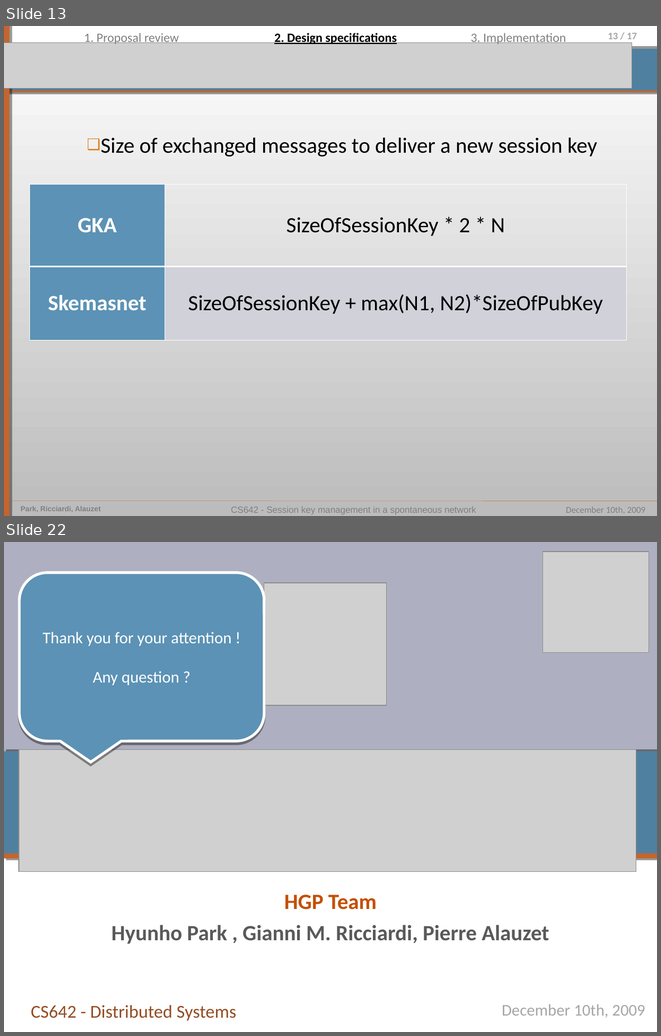
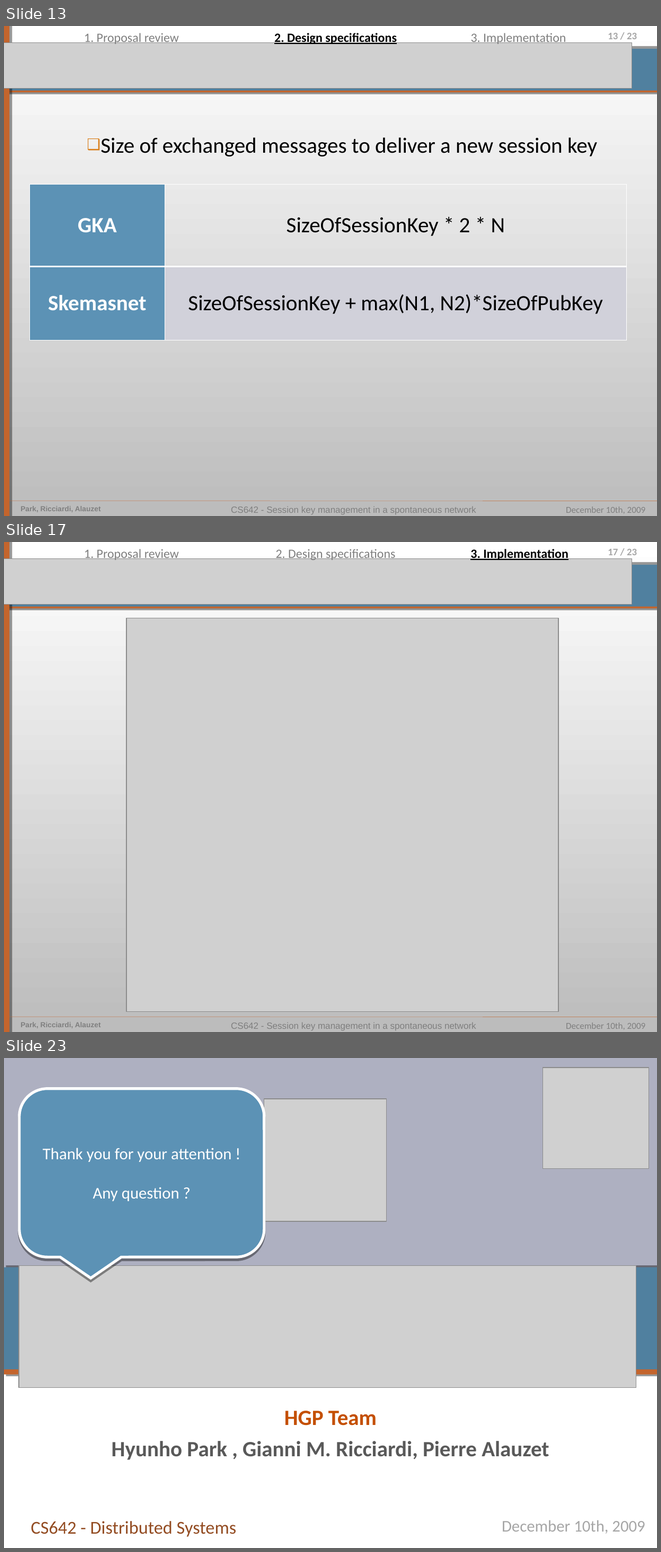
Before and after one commit to pierrealauzet/skemasnet, a slide deck: 4_implementation/CS642_Skemasnet_implementation.ppt. Shown one above the other, each under a label of ours: slides 13 and 22 before the commit, slides 13, 17 and 23 after it; the slides between them are not shown. The pictures are 661x1036 and 661x1552 pixels, drawn with LibreOffice and Linux fonts; fonts in the diff are those of the drawing; grey boxes stand for pictures. Boxes give left, top, right and bottom in pixels: in the first picture for what was removed or moved away, otherwise in the second. Text is boxed around its words. In the diff, an @@ line names an element or a change of style, - is before the commit and + after.

```diff
--- a/4_implementation/CS642_Skemasnet_implementation.ppt
+++ b/4_implementation/CS642_Skemasnet_implementation.ppt
@@ slide 17 added at <box>4,542,657,1032</box>, background gradient #BCBCBC to #FFFFFF; not listed: 9 template elements that a slide beside it also shows @@
@@ text added at <box>84,549,179,561</box>, 14 pt, text #7F7F7F @@
+1. Proposal review
@@ text added at <box>276,549,395,561</box>, 14 pt, text #7F7F7F @@
+2. Design specifications
@@ text added at <box>470,549,568,561</box>, 14 pt, text #000000, bold, underline @@
+3. Implementation
@@ picture added at <box>4,558,632,604</box> @@
@@ picture added at <box>127,618,559,1011</box> @@
@@ page number at <box>608,33,637,39</box>: text changed @@
-13 / 17
+13 / 23
@@ what was slide 22 is now slide 23 @@
```
Also in this commit, not shown: 5 slides changed, 7 other slides added, 7 slides removed, 1 other file.
